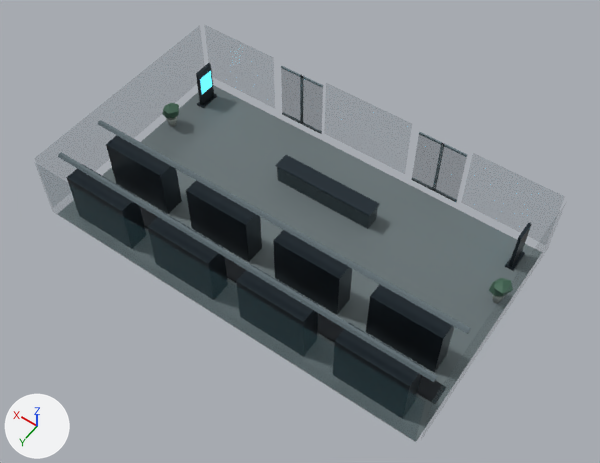
The glTF model ui/3d/system-world/v3/lobby-infra.lod2.glb, before and after one commit.
Before and after are seen from a 50 mm camera at (-13.4, 21.4, 30.1) aimed at (-0.6, 3.5, 2.0). Every picture has the same lights, and +X, +Y and +Z are marked at lower left. The older version comes first. Where no turn or scale is listed for an object, it has been applied to the vertices. Vertices at exactly the same position are counted once.
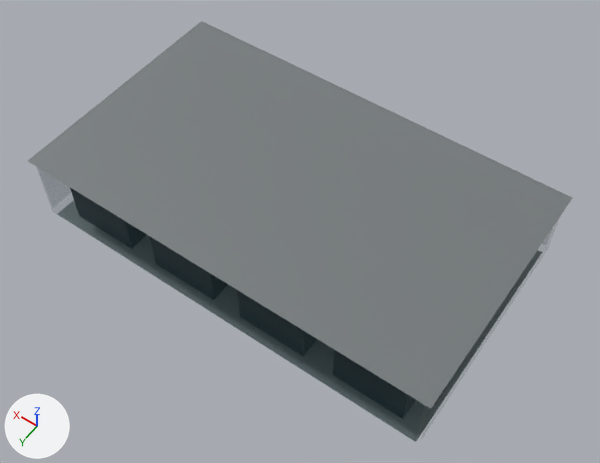
Where the newer file only moved an object's origin or applied its transform, the numbers keep the older frame.

Location of each change, [x1, y1, x2, y2] in pixels of the pictures (600 x 463 px):
```json
{"object": "Mesh_4", "change": "reshaped", "before": [58, 63, 542, 442], "after": [28, 21, 572, 442]}
{"part": 1, "of": "me_mesh_4", "change": "added", "after": [28, 21, 572, 409]}
{"part": 2, "of": "me_mesh_4", "change": "recoloured", "before": [58, 120, 471, 400]}
```

The change, as JSON lines over the scene's bpy script:
```json
{"op": "add", "block": "mat_city_kerb", "code": ["mat_city_kerb = bpy.data.materials.new('city.kerb')", "# nodes: BsdfPrincipled, Mix, OutputMaterial, VertexColor", "# colours: grey #959b9e, mixed with the vertex colours"]}
{"block": "me_mesh_4", "where": "# used by ob_mesh_4; location = (-9.55, 8.55, 0.0)"}
{"block": "me_mesh_4", "where": "# verts and faces of me_mesh_4; kept vertices keep their numbers, new ones are numbered from 246"}
{"op": "remove", "block": "me_mesh_4", "code": "me_mesh_4.from_pydata(...)  # 246 vertices, 348 faces; spans x 0.0..19.1, y -11.1..0.0, z 0.9..4.5"}
{"op": "add", "block": "me_mesh_4", "code": "me_mesh_4.from_pydata(...)  # 250 vertices, 350 faces; spans x -0.1..19.2, y -11.2..0.1, z 0.9..4.5"}
{"block": "me_mesh_4", "change": "me_mesh_4 part 1"}
{"op": "add", "block": "me_mesh_4", "code": "verts[246] = (-0.1, 0.1, 4.5)  # pixel (430, 408)"}
{"op": "add", "block": "me_mesh_4", "code": "verts[247] = (19.2, 0.1, 4.5)  # pixel (27, 161)"}
{"op": "add", "block": "me_mesh_4", "code": "verts[248] = (19.2, -11.2, 4.5)  # pixel (201, 20)"}
{"op": "add", "block": "me_mesh_4", "code": "verts[249] = (-0.1, -11.2, 4.5)  # pixel (572, 197)"}
{"op": "add", "block": "me_mesh_4", "code": "faces += [(246, 247, 248), (246, 248, 249)]  # mat_city_kerb"}
{"block": "me_mesh_4", "change": "me_mesh_4 part 2: 57 kept faces spanning x 0.0..19.1, y -11.1..0.0, z 0.9..4.5 get new vertex colours"}
{"op": "add", "block": "me_mesh_4", "code": "me_mesh_4.materials.append(mat_city_kerb)"}
```
